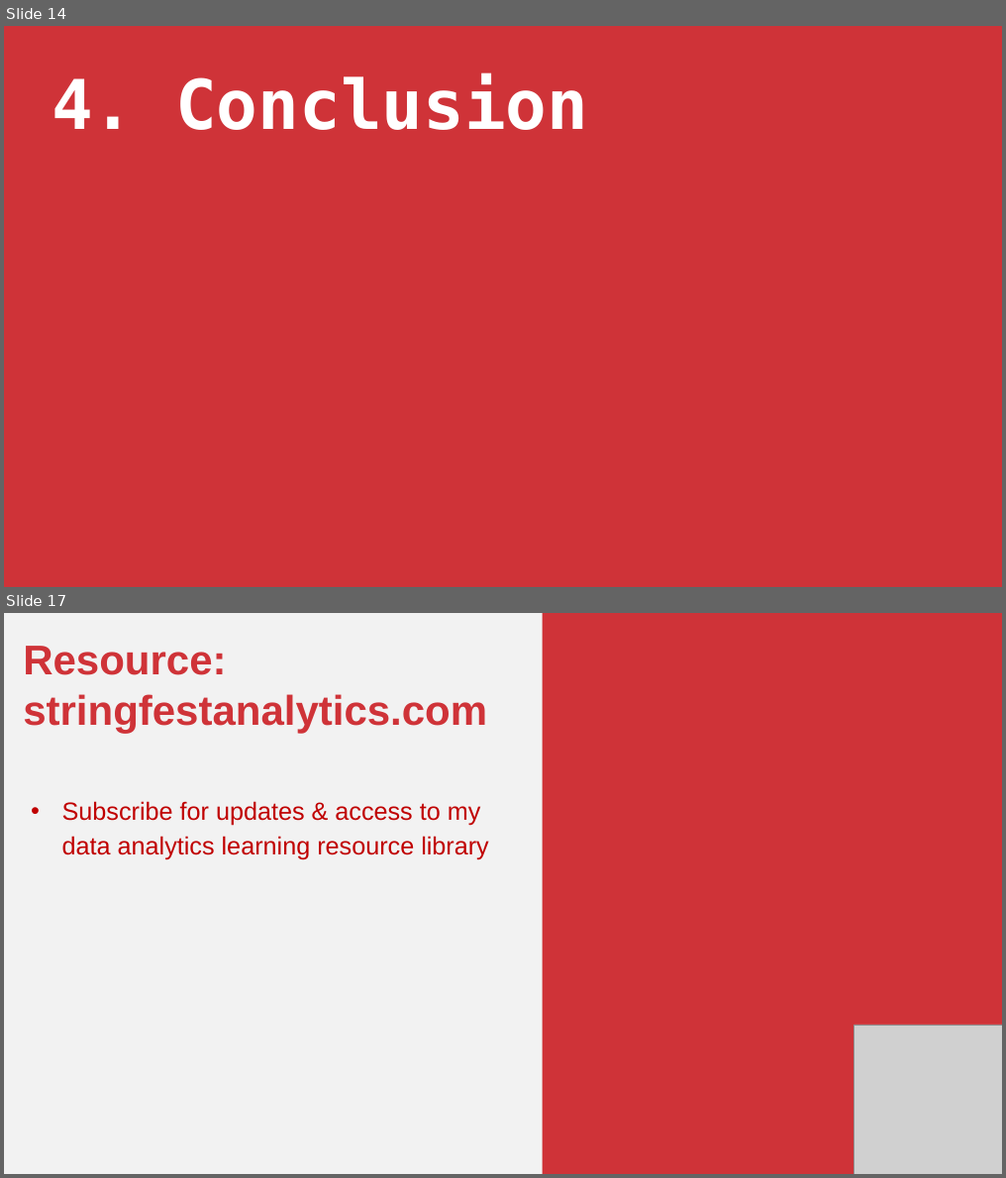
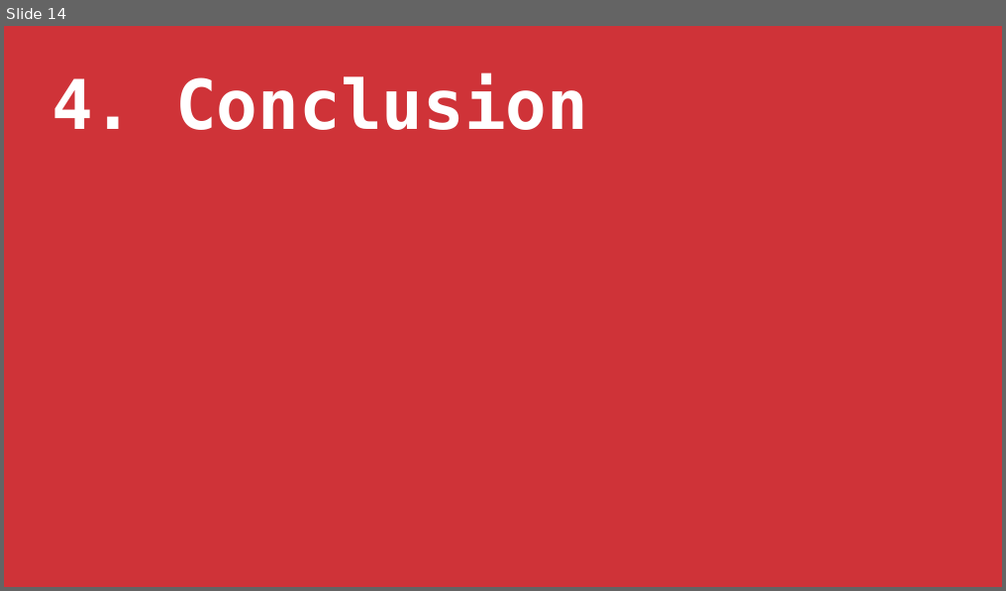
Before and after one commit to stringfestdata/python-in-excel-crash-course, a slide deck: python-in-excel-crash-course.pptx. Shown one above the other, each under a label of ours: slides 14 and 17 before the commit, slide 14 after it; the slides between them are not shown. The pictures are 1006x1178 and 1006x591 pixels, drawn with LibreOffice and Linux fonts; fonts in the diff are those of the drawing; grey boxes stand for pictures. Boxes give left, top, right and bottom in pixels: in the first picture for what was removed or moved away, otherwise in the second. Text is boxed around its words. In the diff, an @@ line names an element or a change of style, - is before the commit and + after.

```diff
--- a/python-in-excel-crash-course.pptx
+++ b/python-in-excel-crash-course.pptx
@@ slide 17 removed at [4,613,1002,1174], background #F2F2F2 @@
@@ rectangle removed at [542,613,1002,1174] @@
@@ text removed at [23,646,489,860] @@
-Resource: stringfestanalytics.com
-• Subscribe for updates & access to my data analytics learning resource library
@@ picture removed at [854,1025,1002,1174] @@
```
Also in this commit, not shown: 2 slides changed, 4 slides added, 2 other slides removed.
